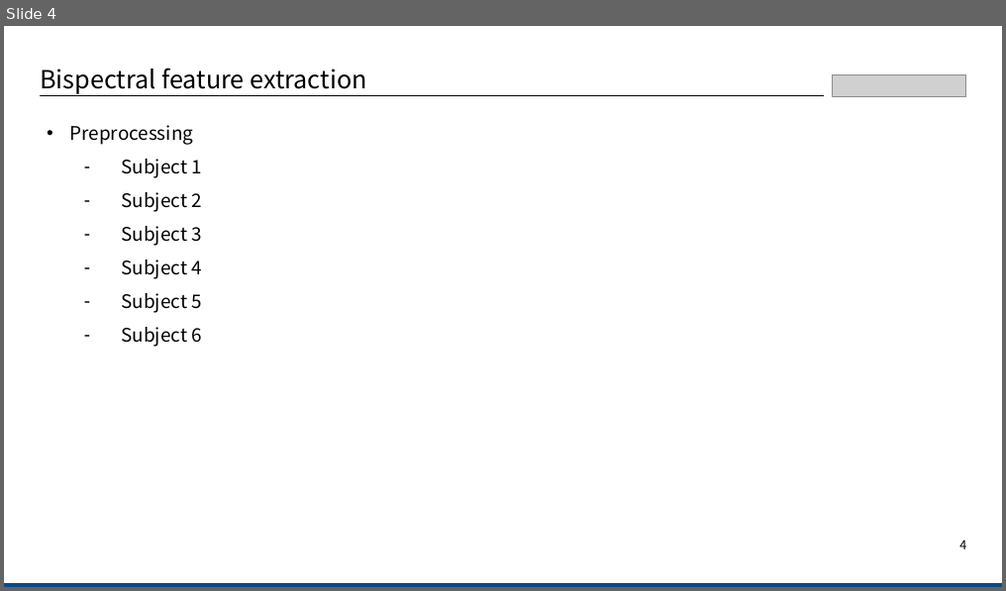
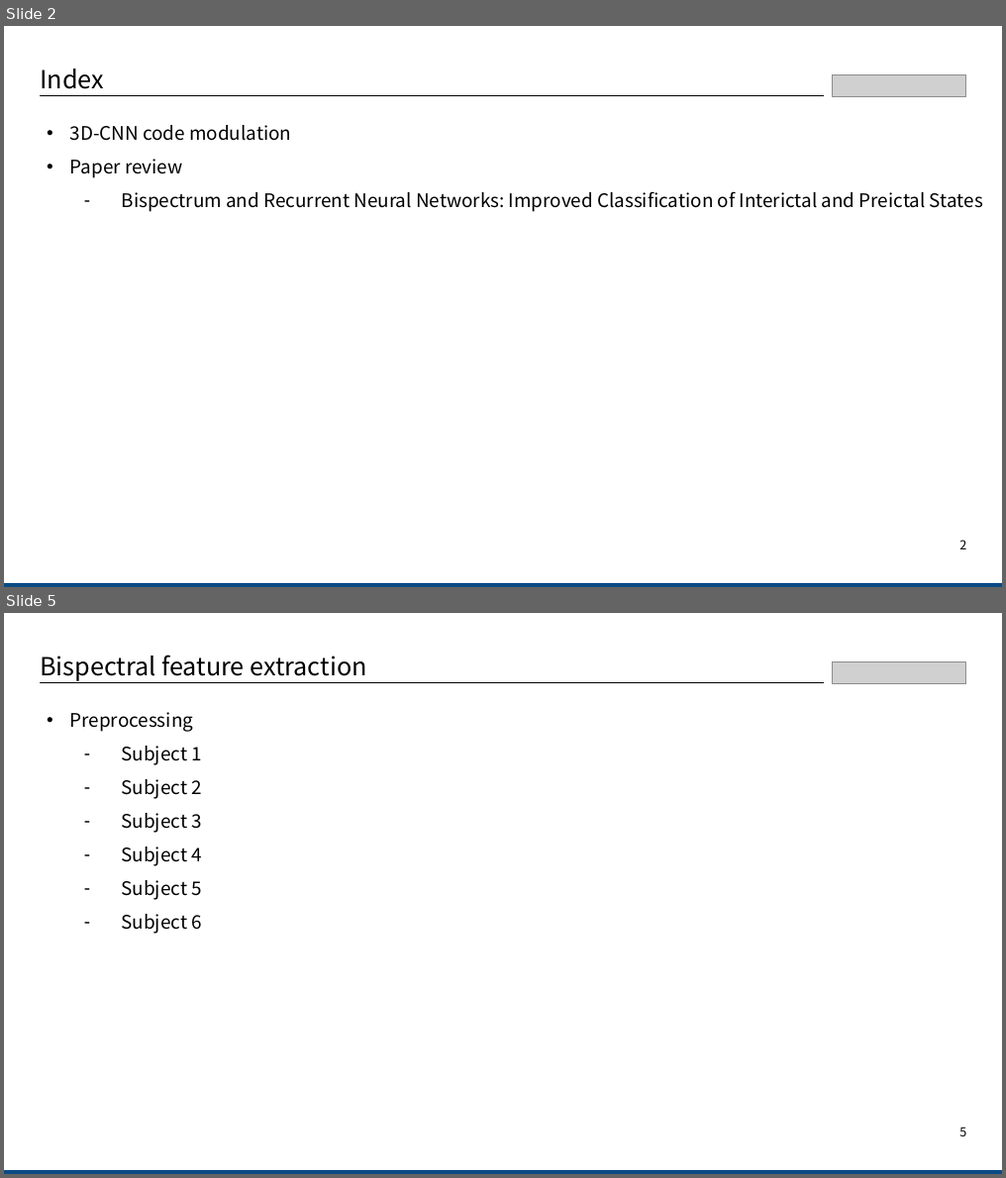
Before and after one commit to LEEYEONSU/paper_review, a slide deck: Bispectrum and Recurrent Neural Networks.pptx. Shown one above the other, each under a label of ours: slide 4 before the commit, slides 2 and 5 after it; the slides between them are not shown. The pictures are 1006x591 and 1006x1178 pixels, drawn with LibreOffice and Linux fonts; fonts in the diff are those of the drawing; grey boxes stand for pictures. Boxes give left, top, right and bottom in pixels: in the first picture for what was removed or moved away, otherwise in the second. Text is boxed around its words. In the diff, an @@ line names an element or a change of style, - is before the commit and + after.

```diff
--- a/Bispectrum and Recurrent Neural Networks.pptx
+++ b/Bispectrum and Recurrent Neural Networks.pptx
@@ slide 2 added at bbox=[4, 26, 1002, 587], background #FFFFFF @@
@@ text added at bbox=[40, 69, 104, 89], 24 pt, text #000000 @@
+Index
@@ picture added at bbox=[832, 75, 966, 96] @@
@@ line added from (40, 95) to (825, 95), #000000 0.5 pt @@
@@ text added at bbox=[70, 125, 983, 212], 18 pt, text #000000 @@
+• 3D-CNN code modulation
+• Paper review
+  – Bispectrum and Recurrent Neural Networks: Improved Classification of Interictal and Preictal States
@@ page number added at bbox=[959, 540, 966, 550], 12 pt, text #000000 @@
+2
@@ rectangle added at bbox=[4, 583, 1002, 587], fill #0A4B85 @@
@@ what was slide 4 is now slide 5 @@
@@ page number at bbox=[959, 1127, 966, 1137]: text changed @@
-4
+5
```
Also in this commit, not shown: 3 slides changed, 1 other slide added.
